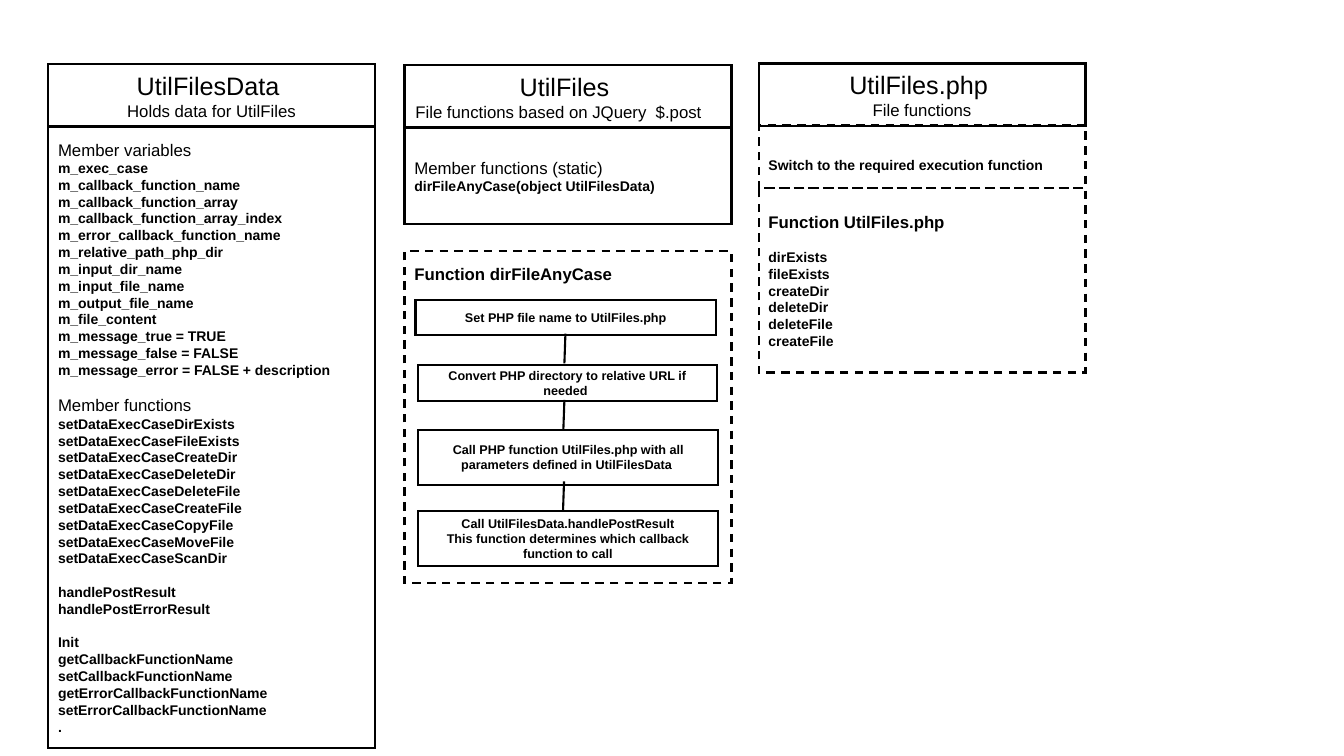
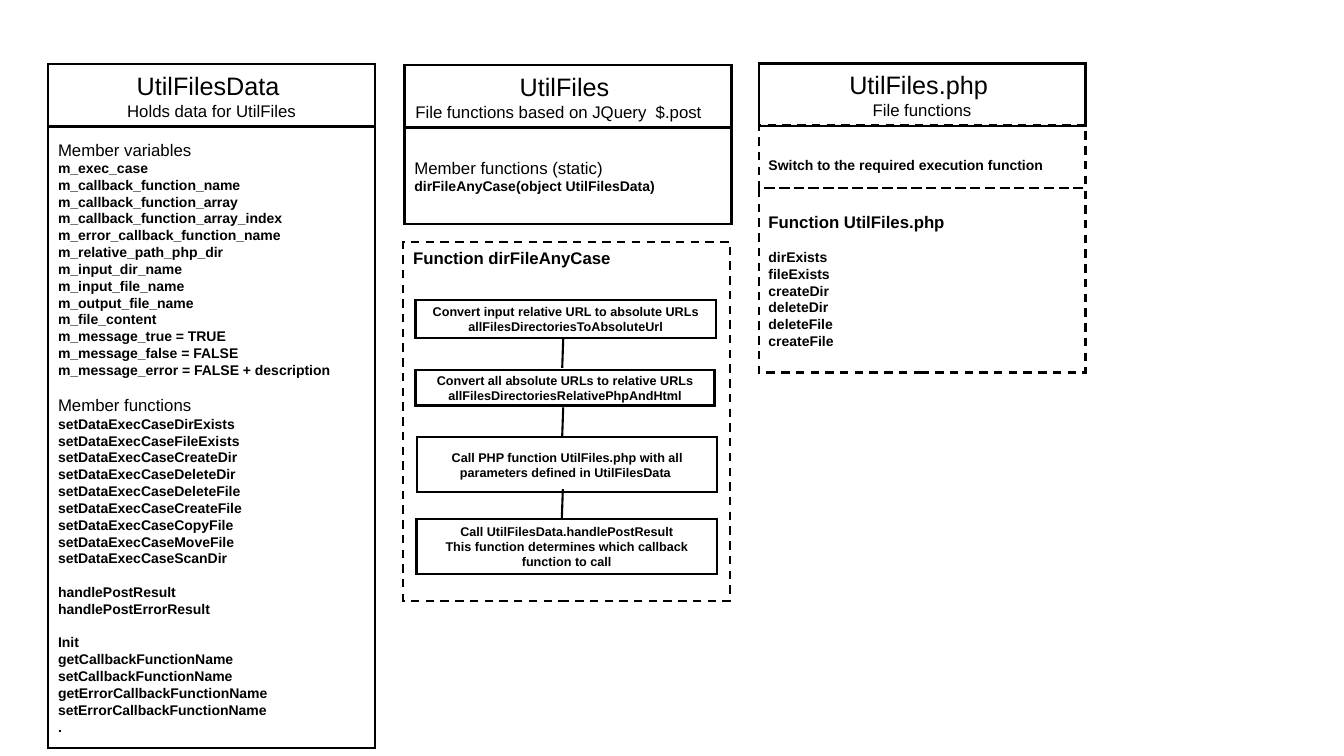
Before and after one commit to JazzLiveAarau/WwwReservationLayout, a slide deck: slide 1 of Description/UtilFilesUtilUrl.pptx. Drawn at 1344x756 pixels with LibreOffice and Linux fonts; fonts in the diff are those of the drawing. Boxes give left, top, right and bottom in pixels: in the first picture for what was removed or moved away, otherwise in the second. Text is boxed around its words. In the diff, an @@ line names an element or a change of style, - is before the commit and + after.

Commit message:
Creation of a file and directory list documented

```diff
--- a/Description/UtilFilesUtilUrl.pptx
+++ b/Description/UtilFilesUtilUrl.pptx
@@ rectangle "Function dirFileAnyCase": place and size @@
-rectangle "Function dirFileAnyCase" at bbox=[404, 251, 731, 583]
+rectangle "Function dirFileAnyCase" at bbox=[403, 242, 730, 601]
@@ text in rectangle at bbox=[433, 307, 699, 331]: text changed @@
-Set PHP file name to UtilFiles.php
+Convert input relative URL to absolute URLs
+allFilesDirectoriesToAbsoluteUrl
@@ 3 lines, 1 rectangle: place and size @@
-3 lines, 1 rectangle at bbox=[417, 334, 717, 511]
+3 lines, 1 rectangle at bbox=[415, 339, 715, 519]
@@ text in rectangle at bbox=[437, 376, 693, 403]: text changed @@
-Convert PHP directory to relative URL if needed
+Convert all absolute URLs to relative URLs
+allFilesDirectoriesRelativePhpAndHtml
@@ rectangle "Call PHP function UtilFiles.php with ...": place and size @@
-rectangle "Call PHP function UtilFiles.php with ..." at bbox=[418, 430, 719, 485]
+rectangle "Call PHP function UtilFiles.php with ..." at bbox=[417, 438, 718, 493]
@@ rectangle "Call UtilFilesData.handlePostResult": place and size @@
-rectangle "Call UtilFilesData.handlePostResult" at bbox=[417, 511, 718, 567]
+rectangle "Call UtilFilesData.handlePostResult" at bbox=[416, 519, 717, 575]
```
Also in this commit, not shown: 1 slide added, 1 slide removed, 2 other files.
